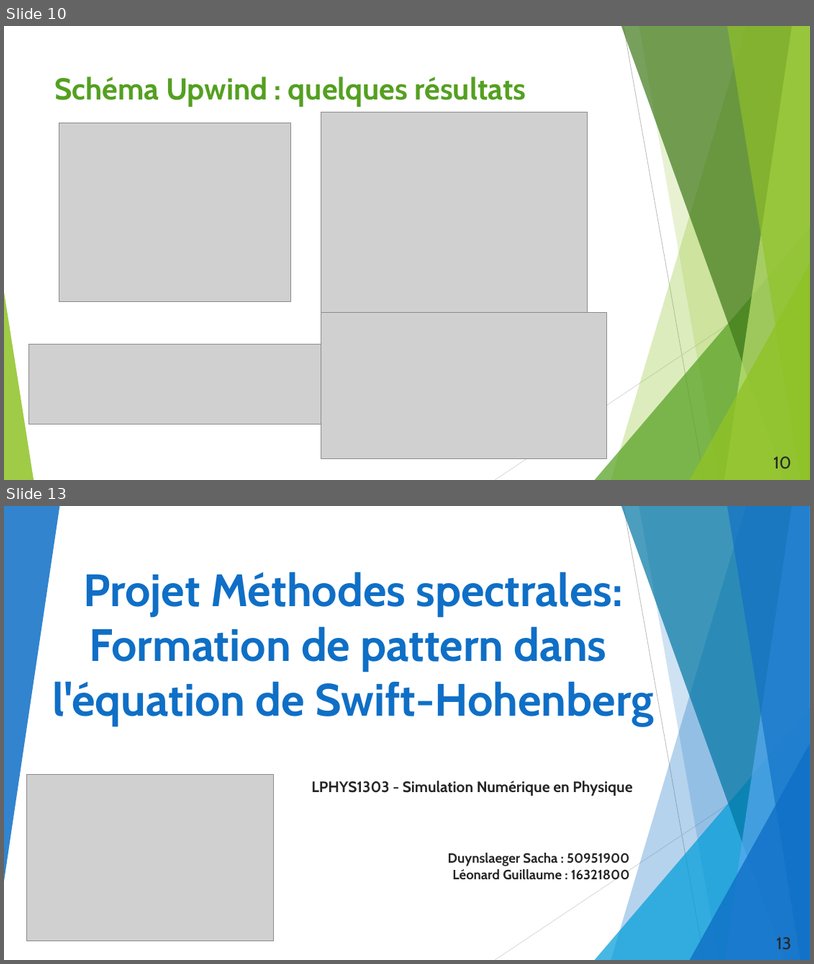
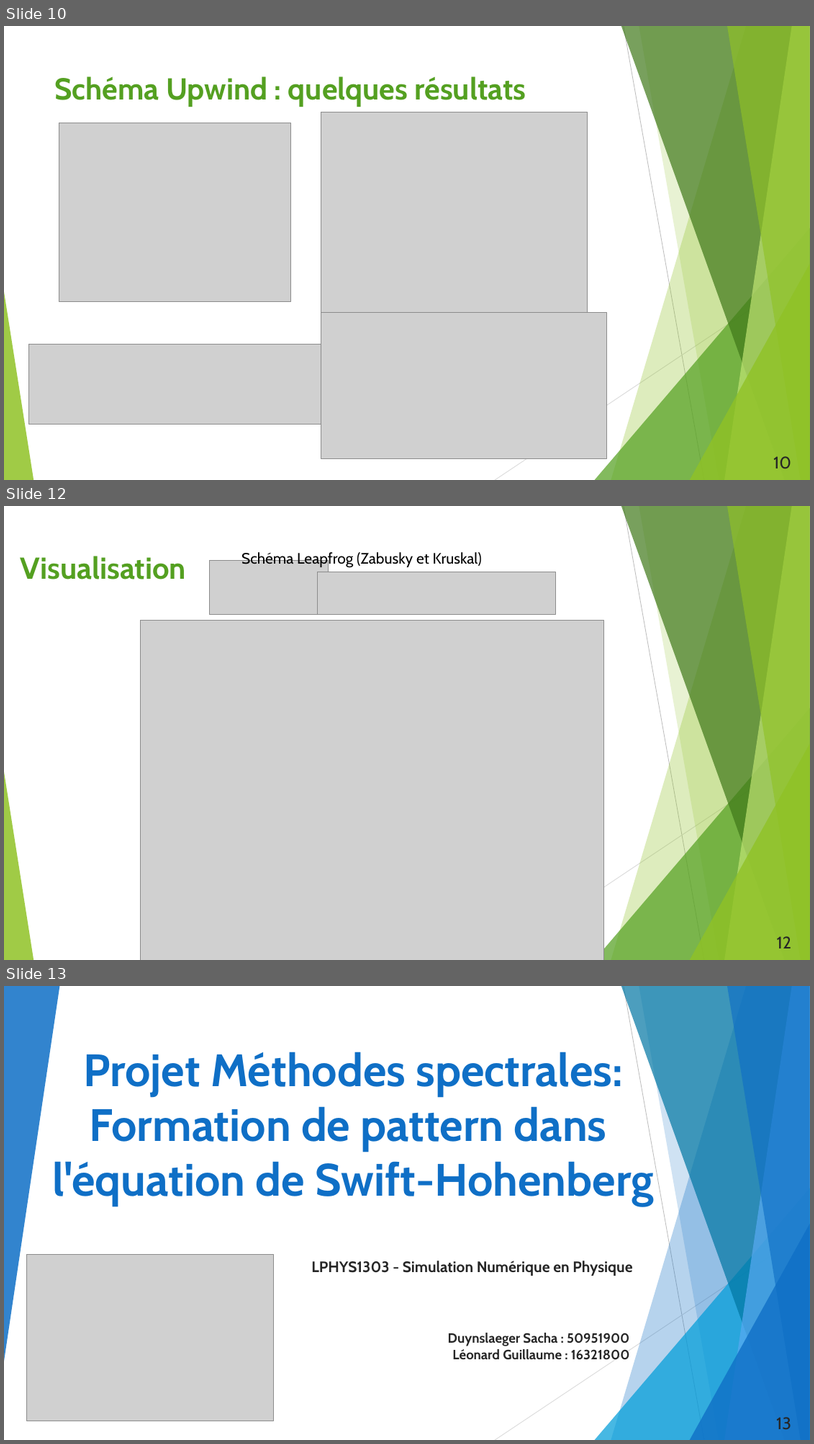
Before and after one commit to duynslaeger/projet_simulation_physique_Swift_Hohenberg, a slide deck: Présentation_LPHYS1303.pptx. Shown one above the other, each under a label of ours: slides 10 and 13 before the commit, slides 10, 12 and 13 after it; the slides between them are not shown. The pictures are 814x964 and 814x1444 pixels, drawn with LibreOffice and Linux fonts; fonts in the diff are those of the drawing; grey boxes stand for pictures. Boxes give left, top, right and bottom in pixels: in the first picture for what was removed or moved away, otherwise in the second. Text is boxed around its words. In the diff, an @@ line names an element or a change of style, - is before the commit and + after.

```diff
--- a/Présentation_LPHYS1303.pptx
+++ b/Présentation_LPHYS1303.pptx
@@ slide 12 added at [4,506,810,960], background #FFFFFF; not listed: 10 template elements that a slide beside it also shows @@
@@ title added at [21,556,186,579], 36 pt, text #54A021, bold @@
+Visualisation
@@ picture added at [209,561,328,614] @@
@@ text added at [242,551,482,568], 18 pt, text #000000 @@
+Schéma Leapfrog (Zabusky et Kruskal)
@@ picture added at [318,572,556,614] @@
@@ picture added at [140,620,604,960] @@
@@ page number added at [777,936,792,948], 20 pt, text #262626 @@
+12
```
Also in this commit, not shown: 1 slide changed, 1 slide removed, 1 other file.
